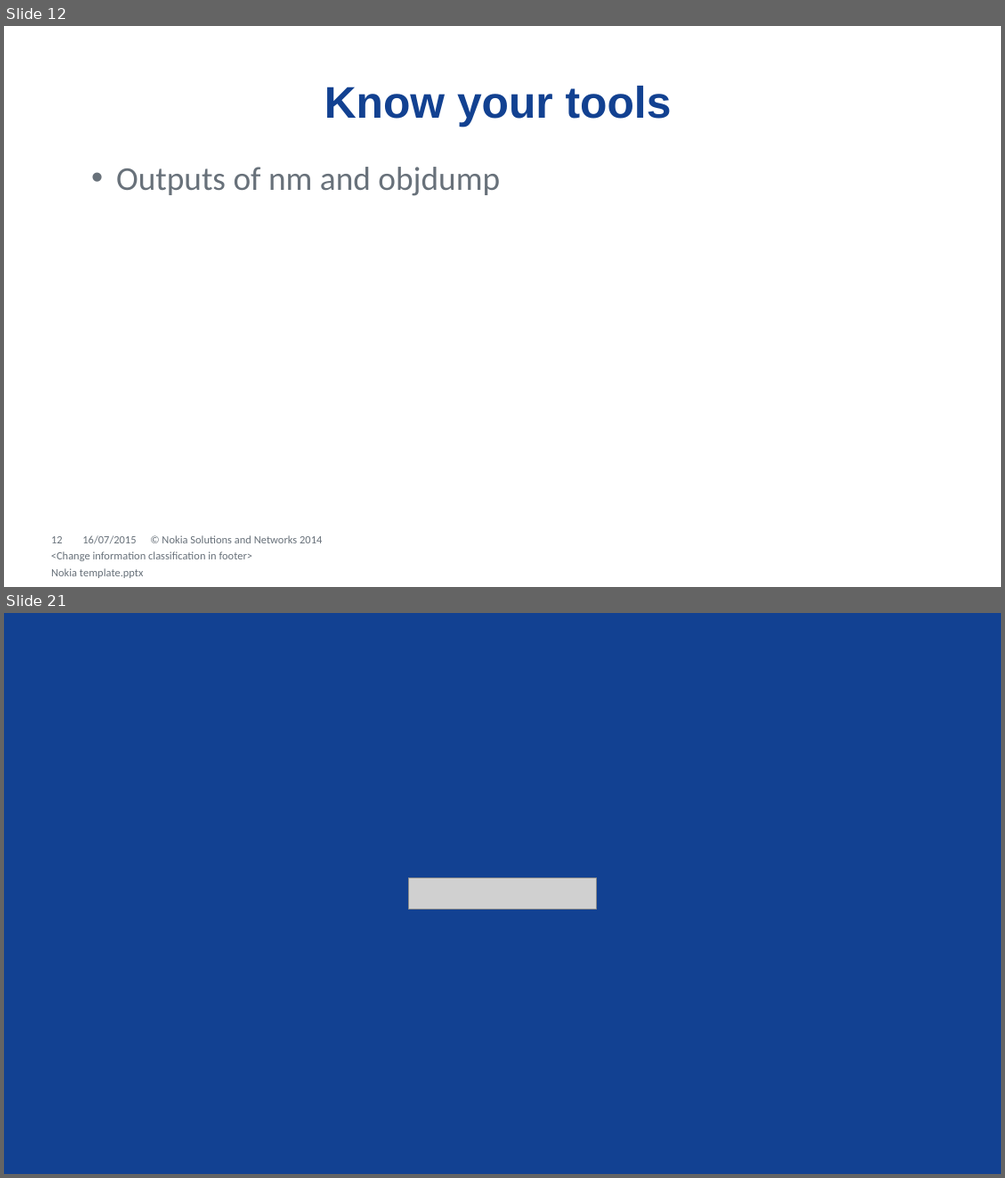
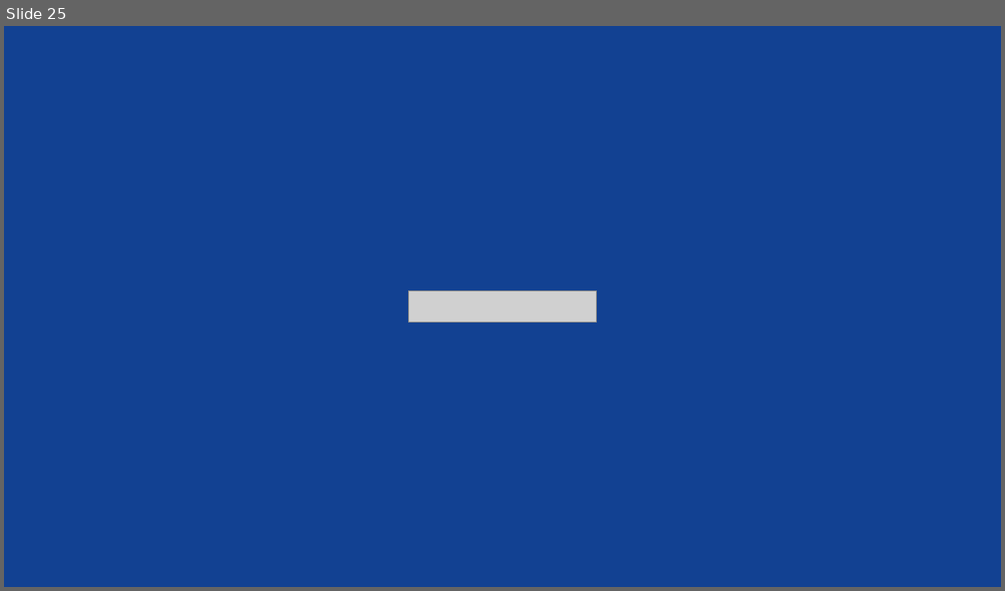
Before and after one commit to dendibakh/Linker, a slide deck: Diving into C++ linker.pptx. Shown one above the other, each under a label of ours: slides 12 and 21 before the commit, slide 25 after it; the slides between them are not shown. The pictures are 1005x1178 and 1005x591 pixels, drawn with LibreOffice and Linux fonts; fonts in the diff are those of the drawing; grey boxes stand for pictures; background and template pictures are left out. Boxes give left, top, right and bottom in pixels: in the first picture for what was removed or moved away, otherwise in the second. Text is boxed around its words. In the diff, an @@ line names an element or a change of style, - is before the commit and + after.

```diff
--- a/Diving into C++ linker.pptx
+++ b/Diving into C++ linker.pptx
@@ slide 12 removed at [4, 26, 1001, 587], background #FFFFFF @@
@@ line removed from (50, 26) to (50, 587) @@
@@ line removed from (948, 26) to (948, 587) @@
@@ line removed from (4, 57) to (1001, 57) @@
@@ line removed from (4, 91) to (1001, 91) @@
@@ title removed at [324, 86, 672, 127] @@
-Know your tools
@@ line removed from (4, 119) to (1001, 119) @@
@@ line removed from (1001, 144) to (4, 144) @@
@@ text removed at [116, 167, 500, 196] @@
-  • Outputs of nm and objdump
@@ line removed from (1001, 506) to (4, 506) @@
@@ line removed from (4, 534) to (1001, 534) @@
@@ page number removed at [51, 536, 63, 543] @@
-12
@@ text removed at [51, 551, 253, 561] @@
-<Change information classification in footer>
@@ text removed at [82, 535, 136, 544] @@
-16/07/2015
@@ text removed at [162, 535, 322, 543] @@
-© Nokia Solutions and Networks 2014
@@ line removed from (4, 563) to (1001, 563) @@
@@ text removed at [51, 568, 144, 578] @@
-Nokia template.pptx
@@ what was slide 21 is now slide 25 @@
```
Also in this commit, not shown: 18 slides changed, 7 slides added, 2 other slides removed, 14 other files.
